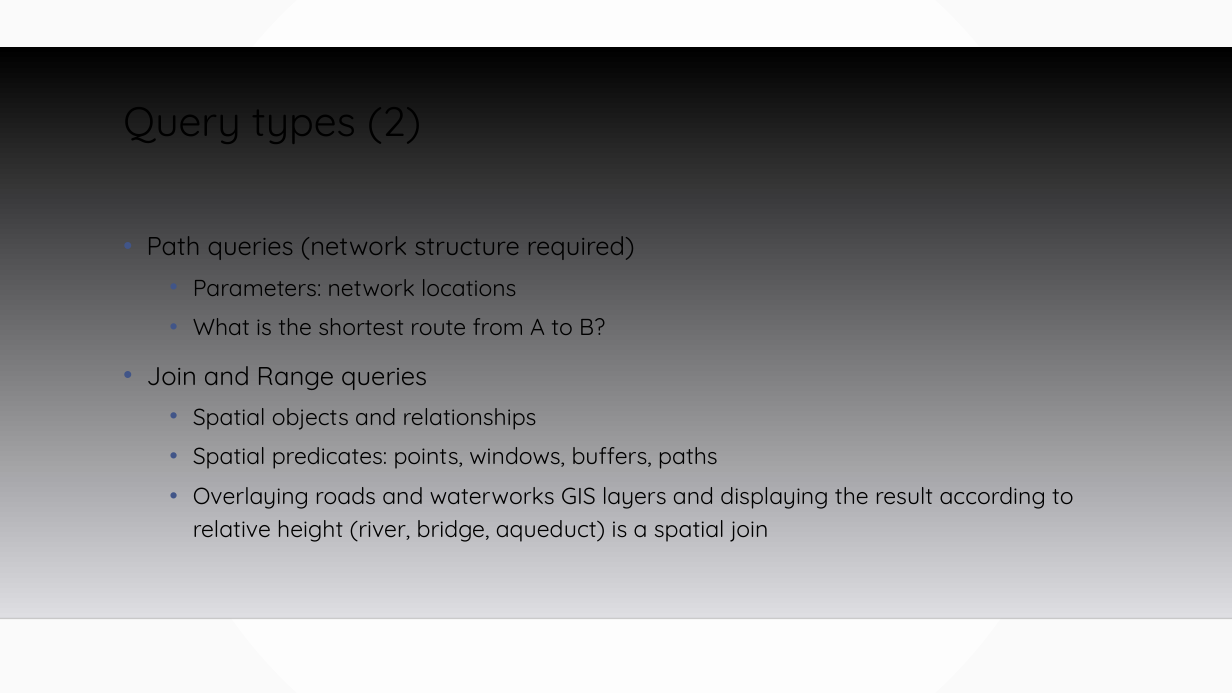
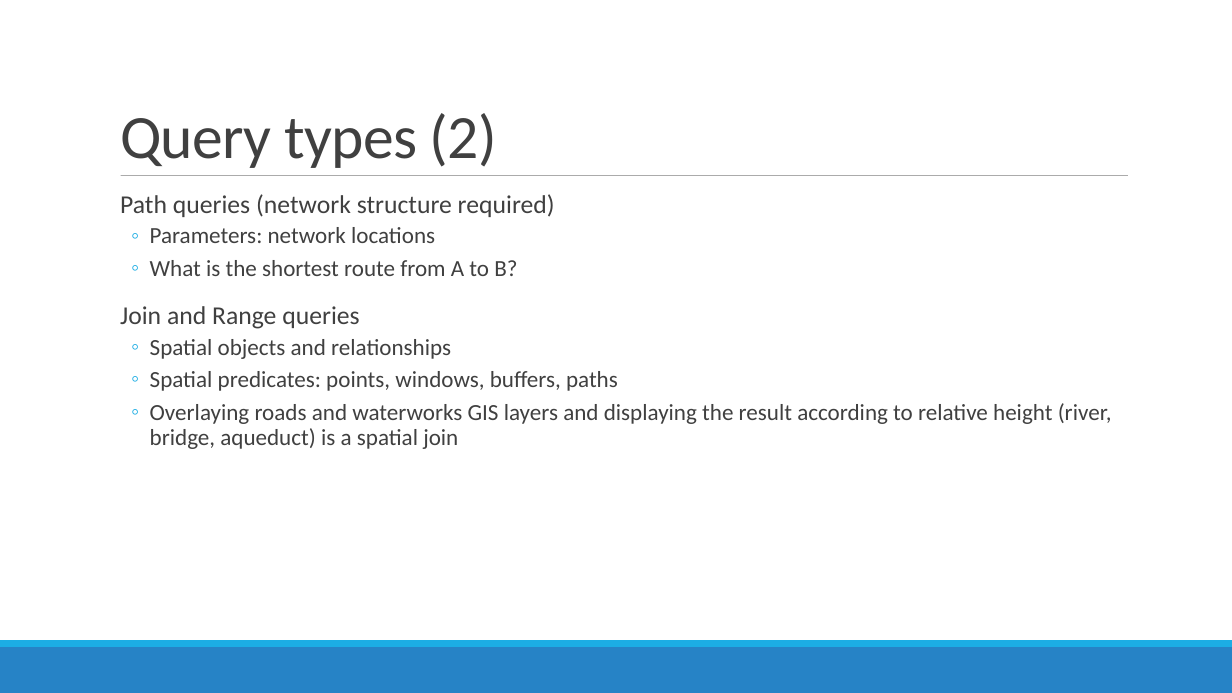
Before and after one commit to MGIS-UMN/GIS5577_week6, a slide deck: slide 10 of Analyzing_Spatial_Data.odp. Drawn at 1232x693 pixels with LibreOffice and Linux fonts; fonts in the diff are those of the drawing; background and template pictures are left out. Boxes give left, top, right and bottom in pixels: in the first picture for what was removed or moved away, otherwise in the second. Text is boxed around its words. In the diff, an @@ line names an element or a change of style, - is before the commit and + after.

```diff
--- a/Analyzing_Spatial_Data.odp
+++ b/Analyzing_Spatial_Data.odp
@@ background gradient #FFFFFF to #FAFAFA to #FFFFFF @@
@@ title "Query types (2)" moved from (x1=123, y1=88, x2=421, y2=149) to (x1=120, y1=113, x2=497, y2=168) @@
@@ title "Query types (2)" at (x1=120, y1=113, x2=497, y2=168): size 32 to 48 pt, font Quicksand to Calibri, text colour #000000 to #404040, letter spacing 0 to -0.5 pt; line spacing 0.9 to 0.85; vertical alignment top to bottom @@
@@ freeform shape removed at (x1=0, y1=47, x2=1232, y2=618) @@
@@ line added from (121, 176) to (1128, 176), #7F7F7F 0.51 pt @@
@@ text "Path queries (network structure required)" moved from (x1=147, y1=236, x2=1073, y2=542) to (x1=120, y1=194, x2=1112, y2=449) @@
@@ text "Path queries (network structure required)" at (x1=120, y1=194, x2=1112, y2=449): font Quicksand to Calibri, text colour #000000 to #404040; bullet • to  ; line spacing 1.2 to 0.9; more space between paragraphs; bullet colour #415588 to #1CADE4; bullet • to ◦ @@
@@ line removed from (0, 618) to (1232, 618) @@
@@ freeform shape added at (x1=0, y1=647, x2=1232, y2=693), fill #2683C6 @@
@@ freeform shape added at (x1=0, y1=640, x2=1232, y2=647), fill #1CADE4 @@
```
Also in this commit, not shown: 25 other slides changed, 2 slides added, 2 slides removed, 6 other files.
